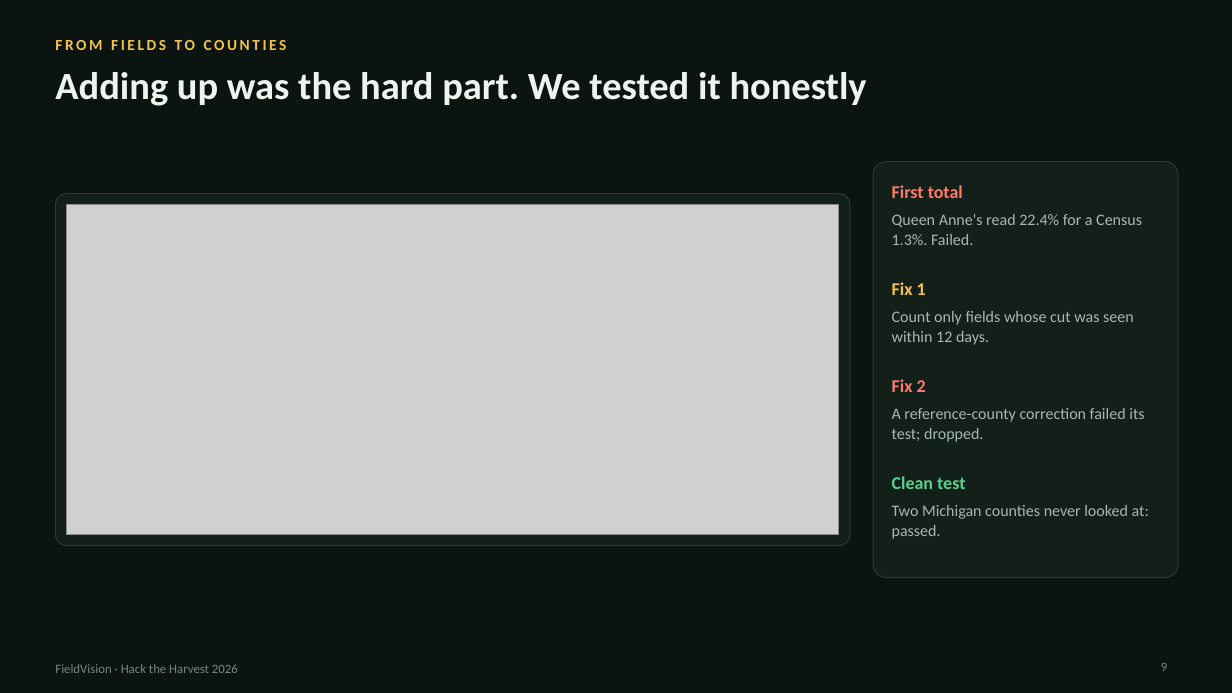
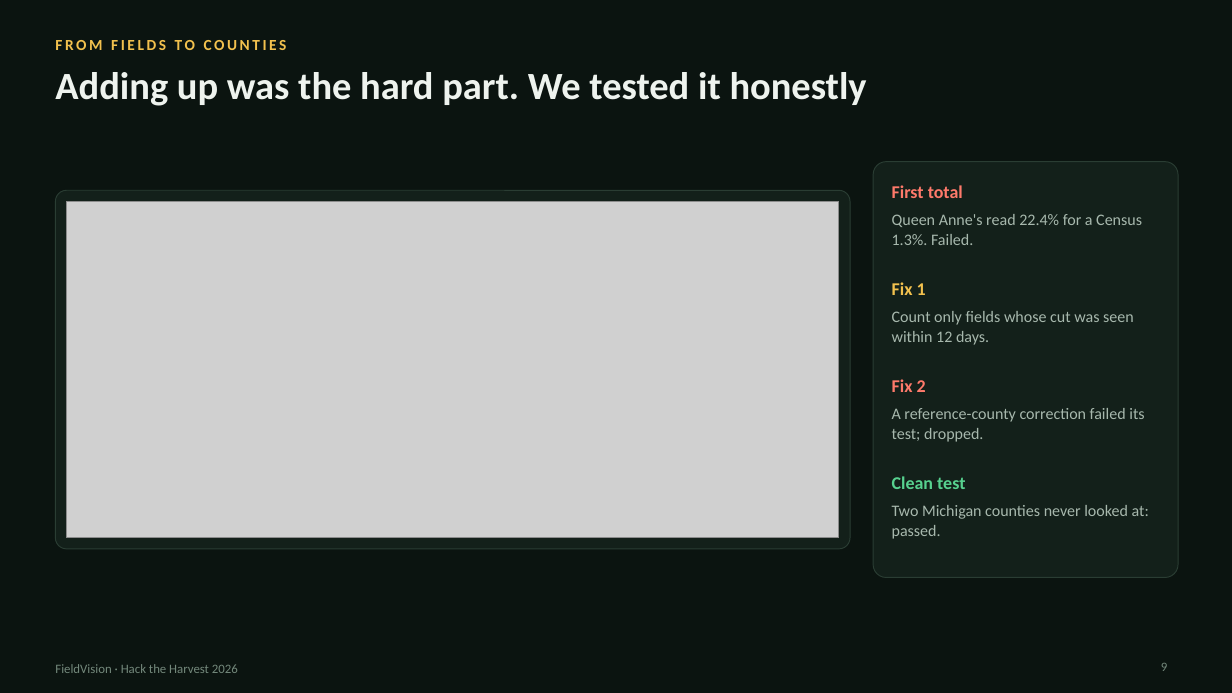
Before and after one commit to ChenSiyun1234/FieldVision, a slide deck: slide 9 of handoff/presentation/FieldVision_results.pptx. Drawn at 1232x693 pixels with LibreOffice and Linux fonts; fonts in the diff are those of the drawing; grey boxes stand for pictures. Boxes give left, top, right and bottom in pixels: in the first picture for what was removed or moved away, otherwise in the second. Text is boxed around its words. In the diff, an @@ line names an element or a change of style, - is before the commit and + after.

```diff
--- a/handoff/presentation/FieldVision_results.pptx
+++ b/handoff/presentation/FieldVision_results.pptx
@@ rounded rectangle: place and size @@
-rounded rectangle at bbox=[55, 194, 850, 546]
+rounded rectangle at bbox=[55, 190, 850, 549]
@@ rounded rectangle at bbox=[55, 190, 850, 549]: proportions changed @@
@@ picture: place and size @@
-picture at bbox=[67, 205, 839, 535]
+picture at bbox=[67, 201, 839, 538]
```
Also in this commit, not shown: 1 slide added, 12 other files.
